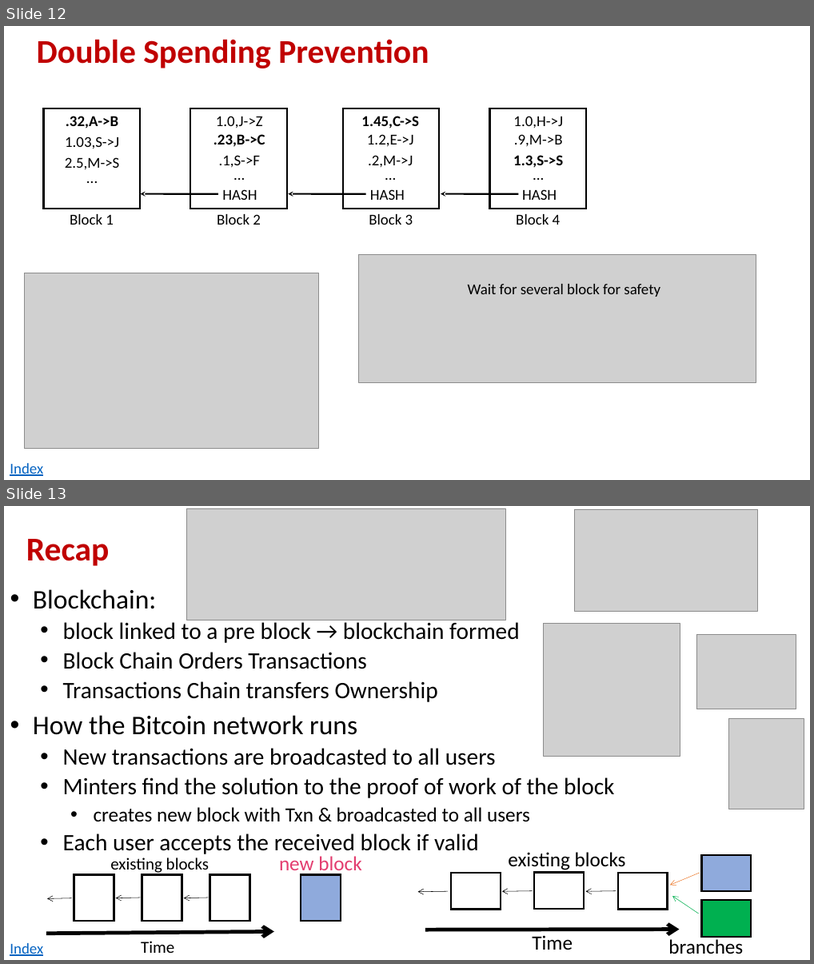
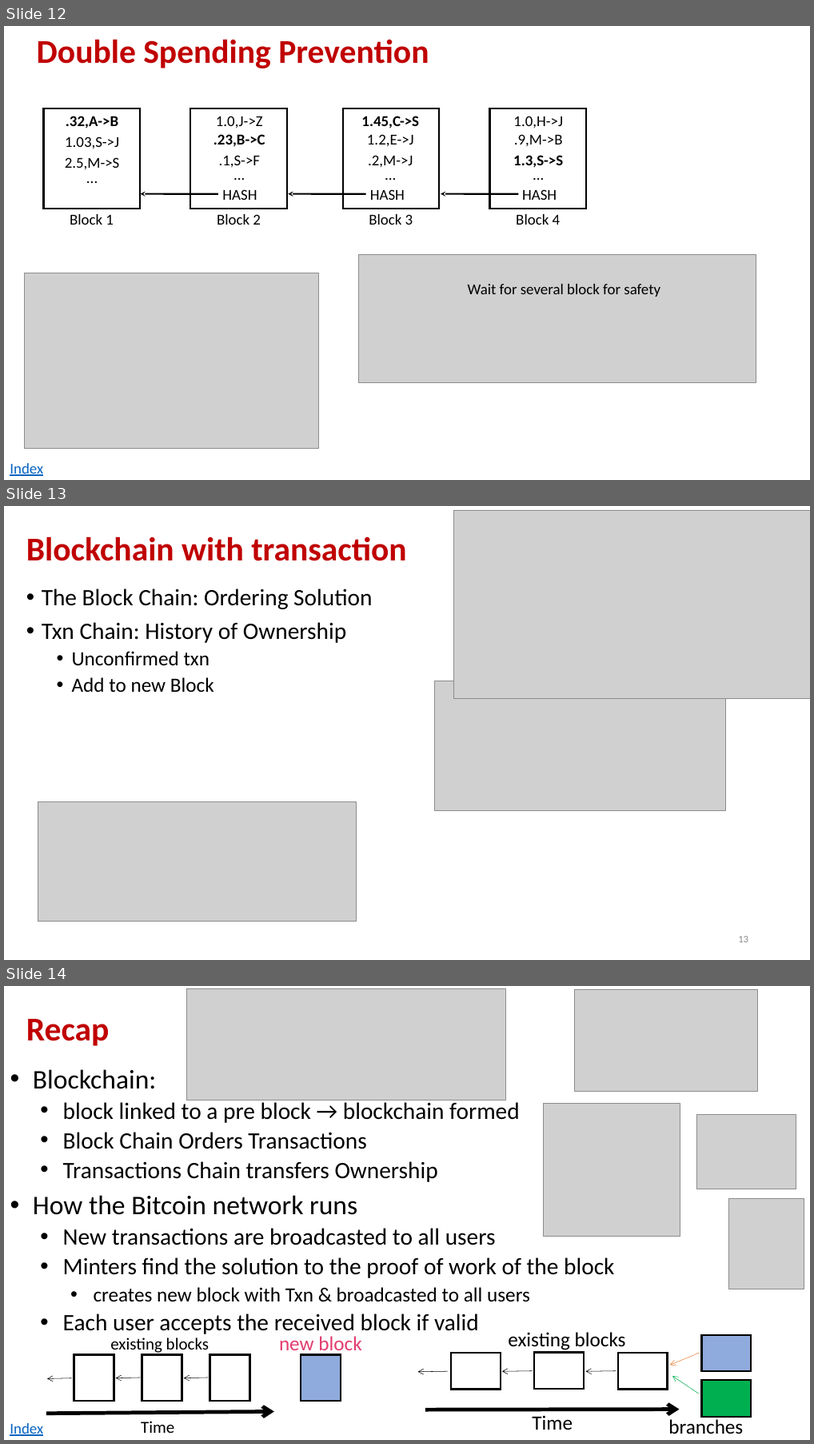
Before and after one commit to andyplusplus/blockchain, a slide deck: how_bitcoin_works/How_03_Transactions.pptx. Shown one above the other, each under a label of ours: slides 12 and 13 before the commit, slides 12, 13 and 14 after it. The pictures are 814x964 and 814x1444 pixels, drawn with LibreOffice and Linux fonts; fonts in the diff are those of the drawing; grey boxes stand for pictures. Boxes give left, top, right and bottom in pixels: in the first picture for what was removed or moved away, otherwise in the second. Text is boxed around its words. In the diff, an @@ line names an element or a change of style, - is before the commit and + after.

```diff
--- a/how_bitcoin_works/How_03_Transactions.pptx
+++ b/how_bitcoin_works/How_03_Transactions.pptx
@@ slide 13 added at (4,506,810,960), background #FFFFFF @@
@@ picture added at (454,510,810,698) @@
@@ title added at (26,536,406,561), 39.6 pt, text #C00000, bold @@
+Blockchain with transaction
@@ text added at (42,588,372,692), 28 pt, text #000000 @@
+• The Block Chain: Ordering Solution
+• Txn Chain: History of Ownership
+  • Unconfirmed txn
+  • Add to new Block
@@ picture added at (434,681,726,810) @@
@@ picture added at (38,801,357,920) @@
@@ page number added at (738,936,749,942), 12 pt, text #8C8C8C @@
+13
@@ what was slide 13 is now slide 14 @@
```
Also in this commit, not shown: 2 slides changed, 1 other slide added, 1 slide removed, 7 other files.
